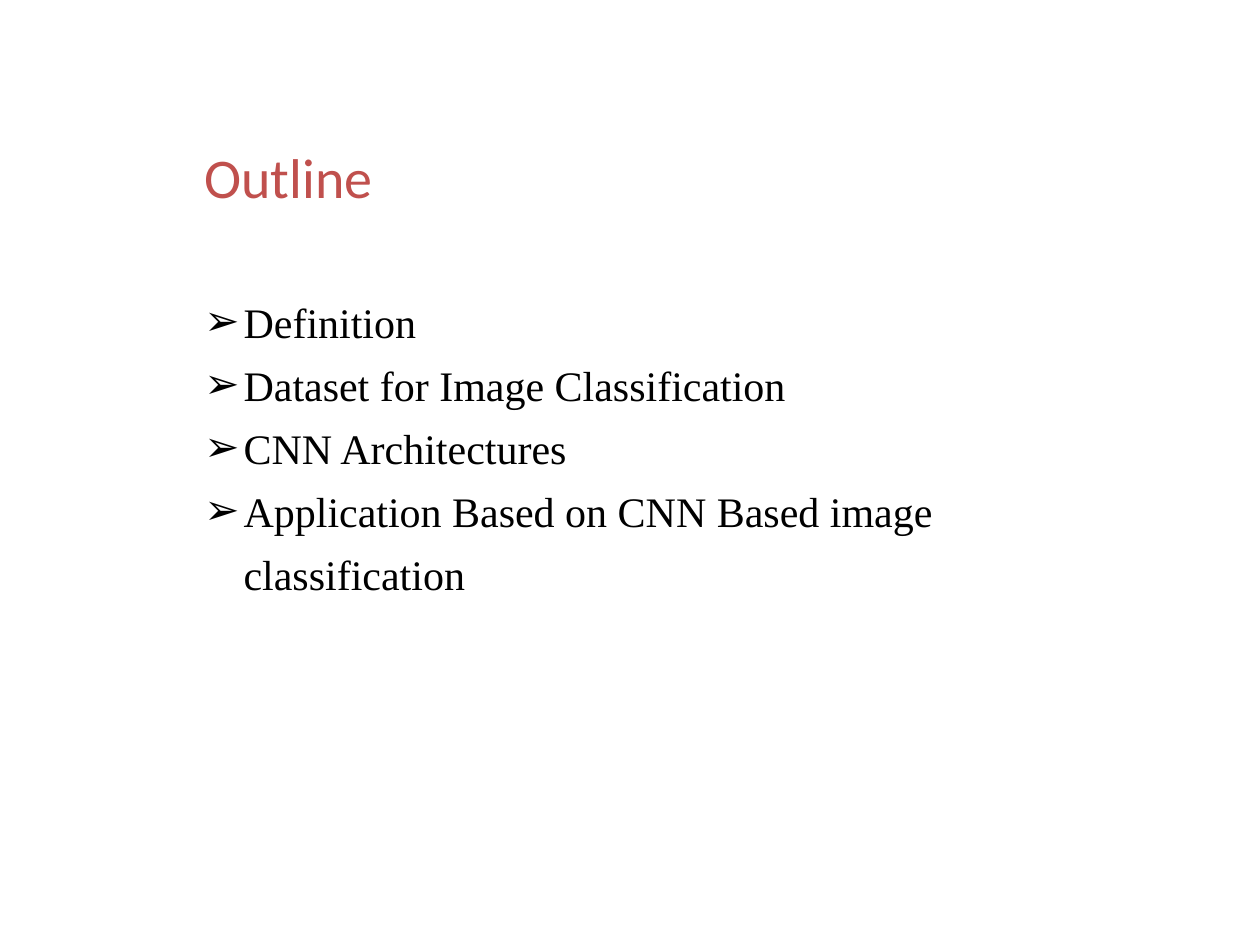
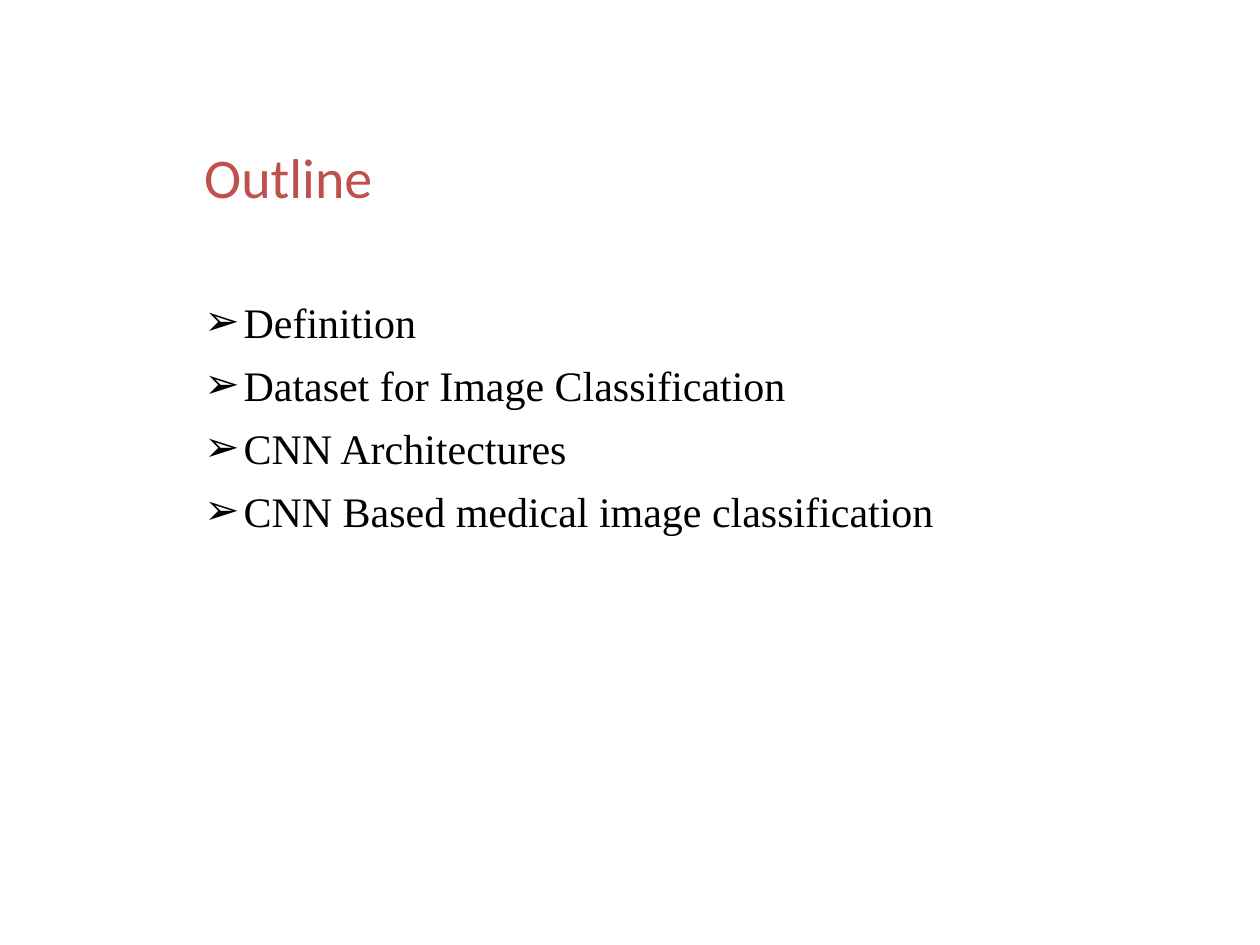
Before and after one commit to ttomchy/CV_2Project, a slide deck: slide 2 of presentation.pptx. Drawn at 1260x945 pixels with LibreOffice and Linux fonts; fonts in the diff are those of the drawing; background and template pictures are left out. Boxes give left, top, right and bottom in pixels: in the first picture for what was removed or moved away, otherwise in the second. Text is boxed around its words. In the diff, an @@ line names an element or a change of style, - is before the commit and + after.

```diff
--- a/presentation.pptx
+++ b/presentation.pptx
@@ text at (x1=244, y1=497, x2=933, y2=536): text changed @@
-➢ Application Based on CNN Based image classification
+➢ CNN Based medical image classification
```
Also in this commit, not shown: 8 other slides changed, 2 slides added, 12 slides removed.
